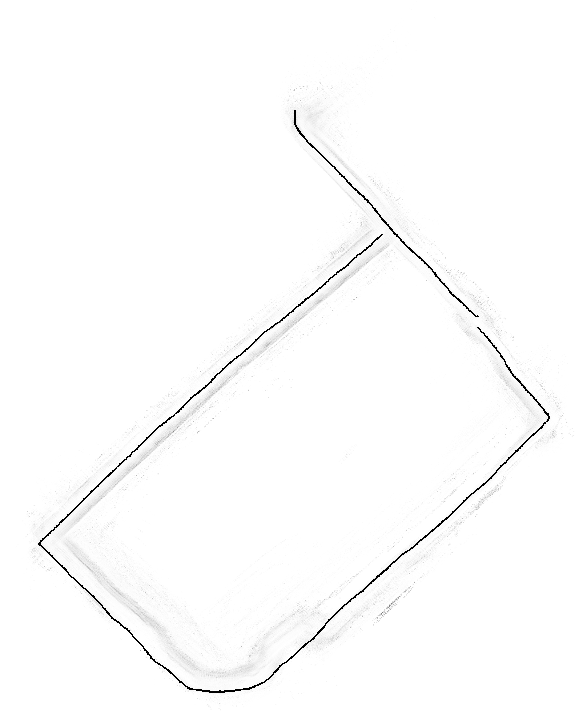
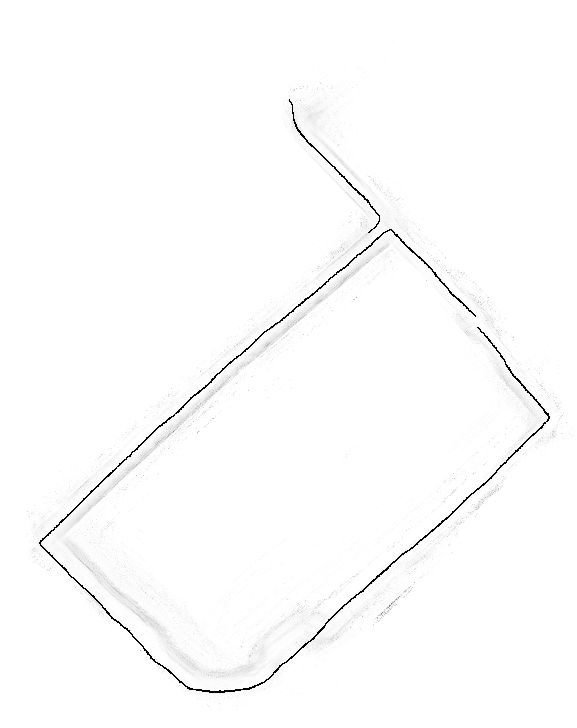
Two versions of the same layered image (577x728). Layer-by-layer changes:
painted on "labelShrink" over [38, 99, 479, 546]
